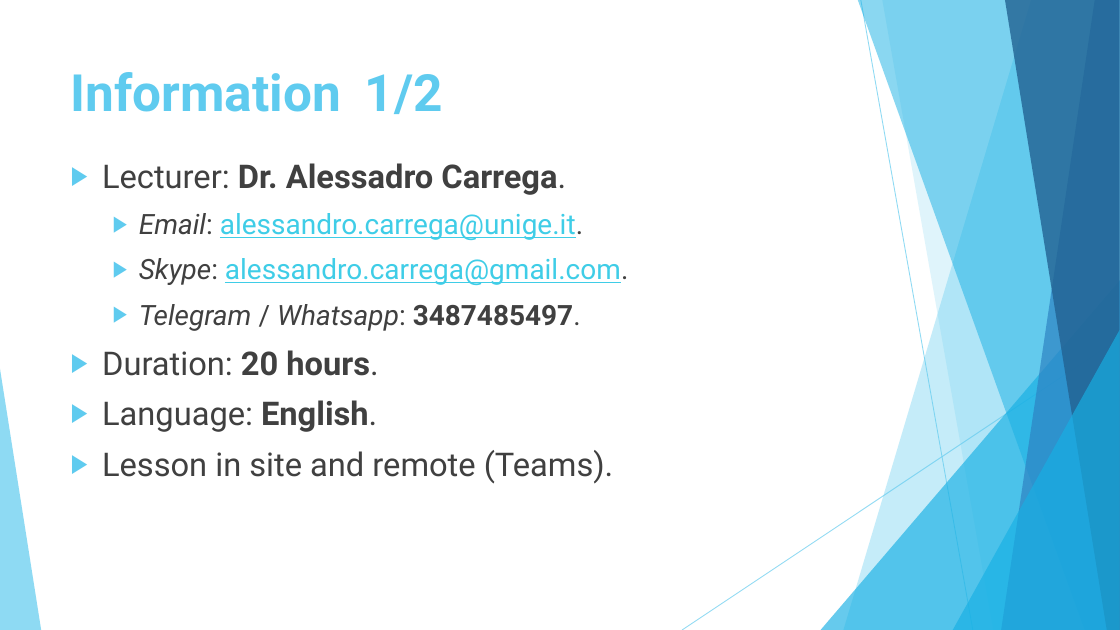
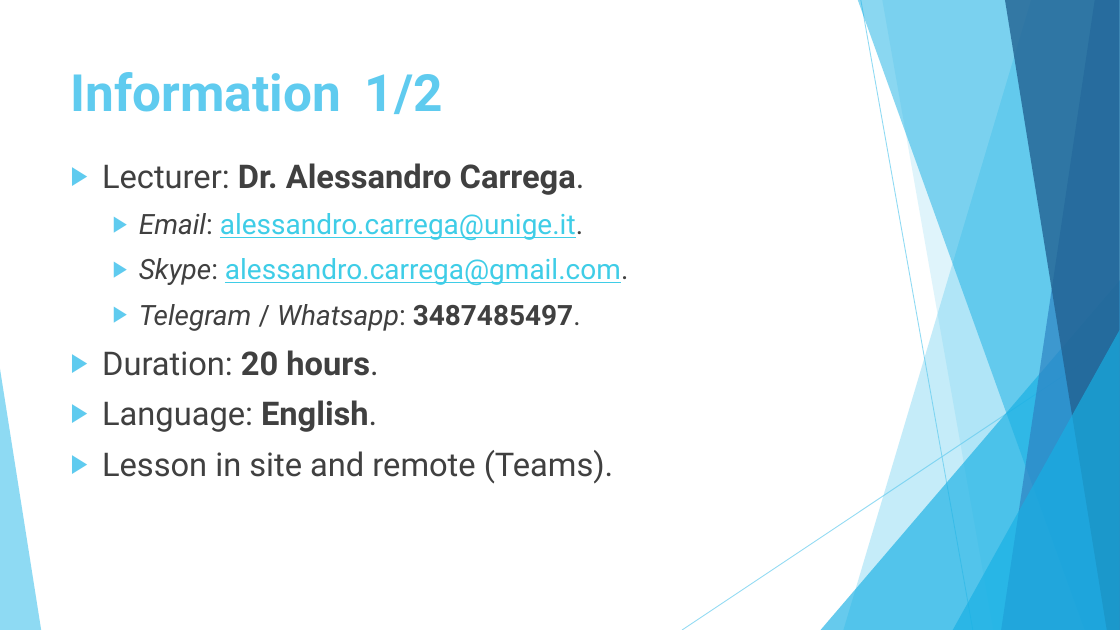
Before and after one commit to s2n-cnit/phd-stiet-cyber-security-approaches-cloud-edge-environments, a slide deck: slide 2 of slides/slides-4.pptx. Drawn at 1120x630 pixels with LibreOffice and Linux fonts; fonts in the diff are those of the drawing; background and template pictures are left out. Boxes give left, top, right and bottom in pixels: in the first picture for what was removed or moved away, otherwise in the second. Text is boxed around its words. In the diff, an @@ line names an element or a change of style, - is before the commit and + after.

```diff
--- a/slides/slides-4.pptx
+++ b/slides/slides-4.pptx
@@ text at [102, 163, 585, 195]: text changed @@
-▶ Lecturer: Dr. Alessadro Carrega.
+▶ Lecturer: Dr. Alessandro Carrega.
```
Also in this commit, not shown: 34 other slides changed, 93 slides added, 10 slides removed, 12 other files.
